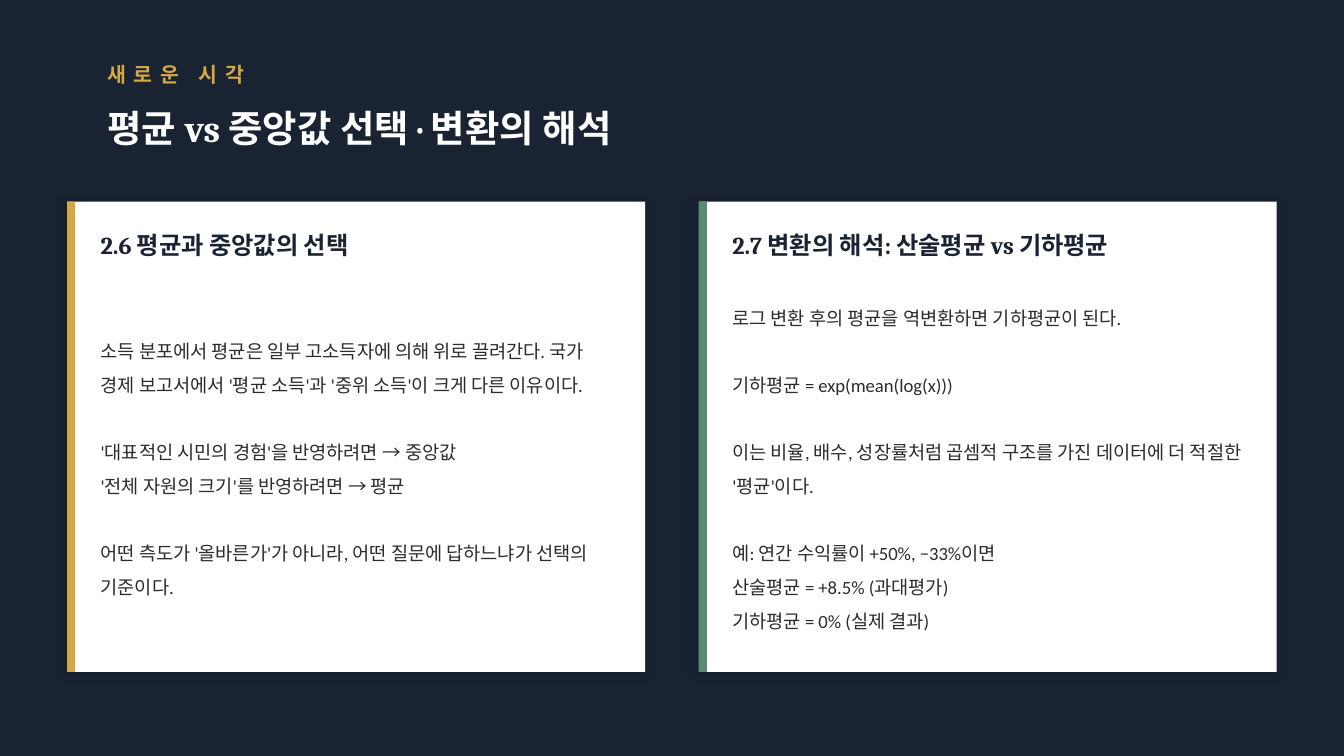
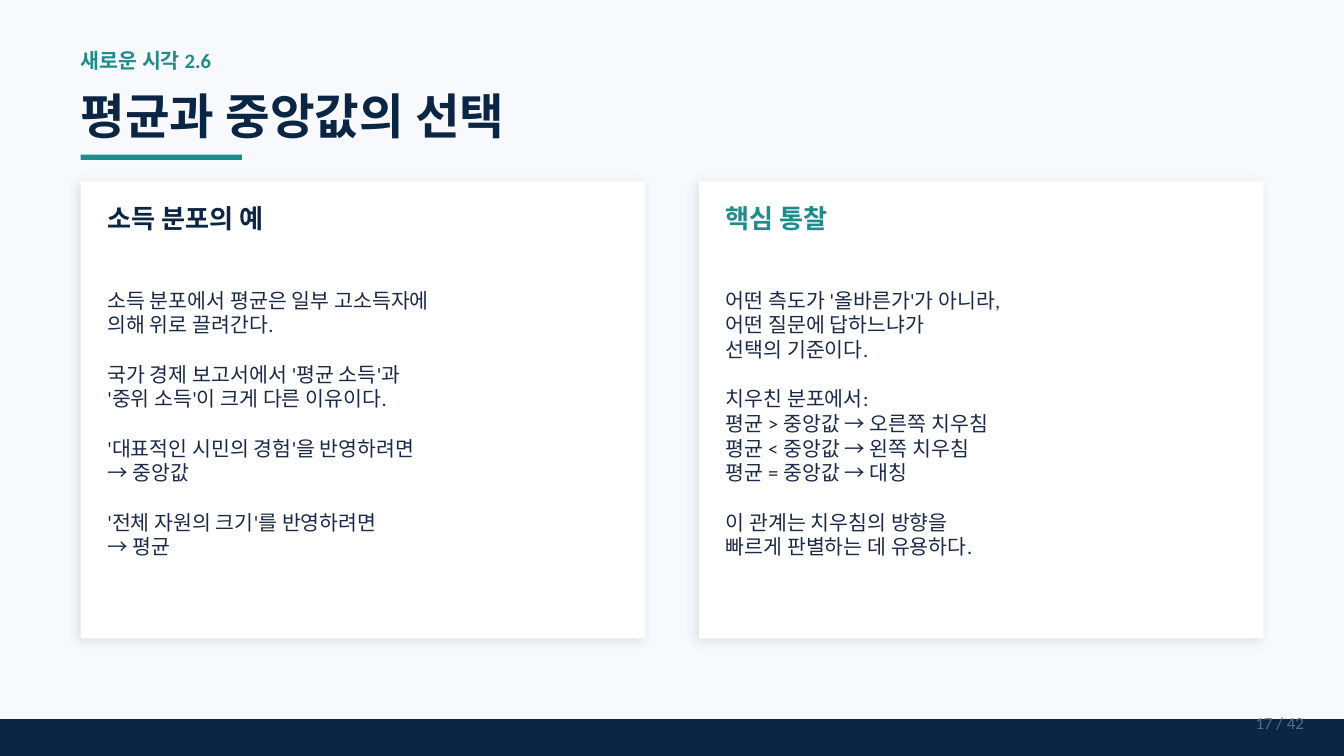
Before and after one commit to leina99-lab/classes, a slide deck: slide 17 of statistics_and_society/Chapter_02_1_Summarizing_Data.pptx (slide 11 before the commit). Drawn at 1344x756 pixels with LibreOffice and Linux fonts; fonts in the diff are those of the drawing. Boxes give left, top, right and bottom in pixels: in the first picture for what was removed or moved away, otherwise in the second. Text is boxed around its words. In the diff, an @@ line names an element or a change of style, - is before the commit and + after.

```diff
--- a/statistics_and_society/Chapter_02_1_Summarizing_Data.pptx
+++ b/statistics_and_society/Chapter_02_1_Summarizing_Data.pptx
@@ background #1A2332 to #F7F9FC @@
@@ text at (81,50,211,70): text changed; text colour #D4A843 to #1E8C8C @@
-새로운 시각
+새로운 시각 2.6
@@ text at (81,93,504,139): text changed; size 20 to 26 pt; text colour #FFFFFF to #0B2545 @@
-평균 vs 중앙값 선택 · 변환의 해석
+평균과 중앙값의 선택
@@ rectangle added at (81,155,242,160), fill #1E8C8C @@
@@ rectangle removed at (67,202,75,672) @@
@@ rectangle: place and size @@
-rectangle at (67,202,645,672)
+rectangle at (81,181,645,638)
@@ text added at (107,206,264,231), 14 pt, text #0B2545, bold @@
+소득 분포의 예
@@ rectangle: place and size @@
-rectangle at (699,202,1277,672)
+rectangle at (699,181,1263,638)
@@ rectangle removed at (699,202,707,672) @@
@@ text added at (726,206,828,231), 14 pt, text #1E8C8C, bold @@
+핵심 통찰
@@ text removed at (101,233,349,257) @@
-2.6 평균과 중앙값의 선택
@@ text removed at (732,233,1108,257) @@
-2.7 변환의 해석: 산술평균 vs 기하평균
@@ text at (107,291,429,556): text changed; size 10 to 11 pt; text colour #2C2C2C to #1B2A4A @@
-소득 분포에서 평균은 일부 고소득자에 의해 위로 끌려간다. 국가 경제 보고서에서 '평균 소득'과 '중위 소득'이 크게 다른 이유이다.
-'대표적인 시민의 경험'을 반영하려면 → 중앙값
-'전체 자원의 크기'를 반영하려면 → 평균
-어떤 측도가 '올바른가'가 아니라, 어떤 질문에 답하느냐가 선택의 기준이다.
+소득 분포에서 평균은 일부 고소득자에
+의해 위로 끌려간다.
+국가 경제 보고서에서 '평균 소득'과
+'중위 소득'이 크게 다른 이유이다.
+'대표적인 시민의 경험'을 반영하려면
+→ 중앙값
+'전체 자원의 크기'를 반영하려면
+→ 평균
@@ text added at (726,291,1000,556), 11 pt, text #1B2A4A @@
+어떤 측도가 '올바른가'가 아니라,
+어떤 질문에 답하느냐가
+선택의 기준이다.
+치우친 분포에서:
+평균 > 중앙값 → 오른쪽 치우침
+평균 < 중앙값 → 왼쪽 치우침
+평균 = 중앙값 → 대칭
+이 관계는 치우침의 방향을
+빠르게 판별하는 데 유용하다.
@@ text removed at (732,309,1241,631) @@
-로그 변환 후의 평균을 역변환하면 기하평균이 된다.
-기하평균 = exp(mean(log(x)))
-이는 비율, 배수, 성장률처럼 곱셈적 구조를 가진 데이터에 더 적절한 '평균'이다.
-예: 연간 수익률이 +50%, −33%이면
-산술평균 = +8.5% (과대평가)
-기하평균 = 0% (실제 결과)
@@ rectangle added at (0,719,1344,756), fill #0B2545 @@
@@ text added at (1256,715,1304,729), 9 pt, text #5A6B8A @@
+17 / 42
```
Also in this commit, not shown: 13 other slides changed, 28 slides added, 4 slides removed, 1 other file.
